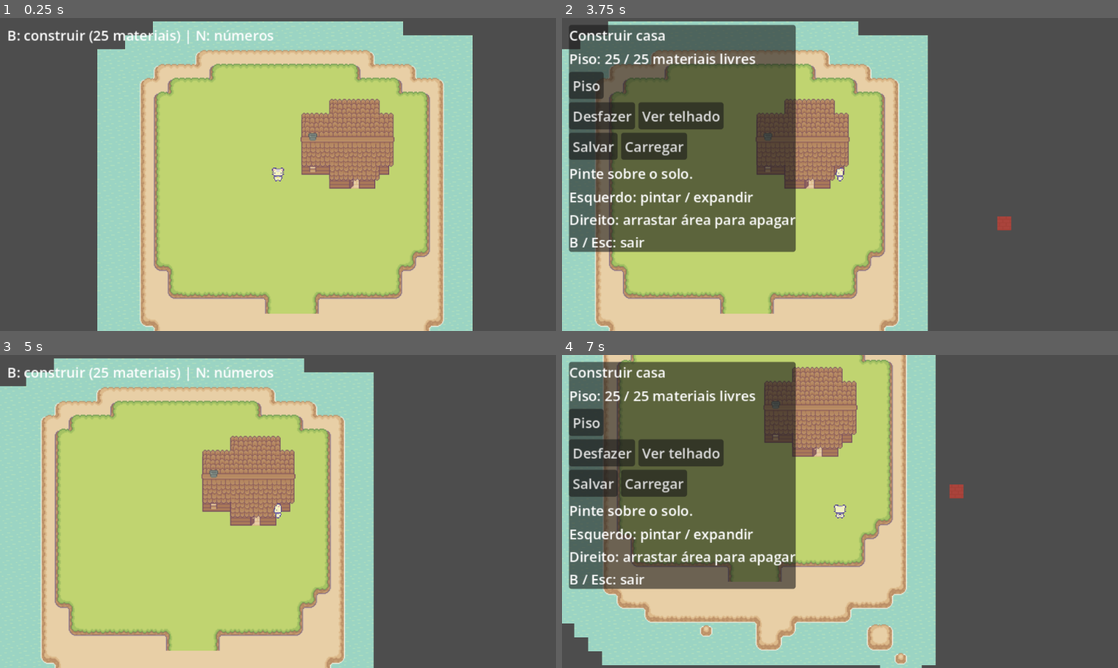
Above: before the commit, frames 1-4 (two rows, left to right).
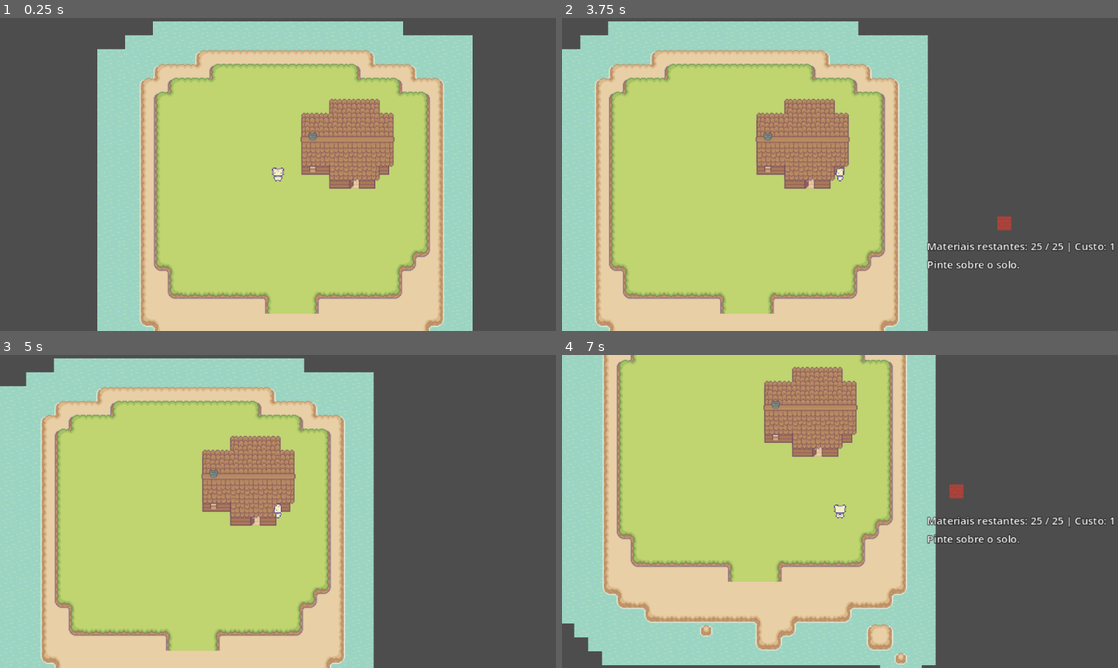
Above: after the commit, the same moments.

Repository: HelioConde/Slime-Harvest
Game: Godot game, scene res://scenes/world/world2.tscn
Two runs of this game, one before a commit and one after it. Both use one fixed random seed, a clock stepped at 60 frames per second and the inputs below. This scene is started directly instead of the project's main scene.
Inputs (mouse positions are in pixels of both pictures, inside the frame that each line leads up to):
- Up to frame 1 (0.25 s): no input
- Up to frame 2 (3.75 s): tap Enter at 0.5, 3.5 s; move the mouse to (962, 158) at 0.52 s; hold D (move_right) 0.53-1.25 s; tap Z at 0.6 s; click (962, 158) at 0.67 s; tap L at 0.8 s; drag from (728, 190) to (812, 237) at 1.27 s; tap Space at 2 s; move the mouse to (895, 105) at 2.02 s; hold D (move_right) 2.03-2.75 s; tap R at 2.1 s; click (895, 105) at 2.17 s; tap N at 2.3 s; drag from (812, 237) to (673, 127) at 2.77 s; move the mouse to (1006, 221) at 3.52 s; hold A (move_left) from 3.53 s (still down); tap B at 3.6 s; click (1006, 221) at 3.67 s
- Up to frame 3 (5 s): tap Z at 3.8 s; tap Escape at 4.15 s; release A (move_left) at 4.25 s; drag from (111, 464) to (194, 433) at 4.27 s
- Up to frame 4 (7 s): tap Space at 5 s; move the mouse to (867, 511) at 5.02 s; hold S (move_down) 5.03-5.75 s; hold Shift (run) 5.03-5.75 s; click (867, 511) at 5.17 s; tap R at 5.3 s; drag from (756, 433) to (728, 527) at 5.77 s; tap Enter at 6.5 s; move the mouse to (962, 495) at 6.52 s; hold W (move_up) from 6.53 s (still down); tap Z at 6.6 s; click (962, 495) at 6.67 s; tap B at 6.8 s

The runs differ from the first frame. In frame 1, 0.7% of the frame differs, in the area x 1-50%, y 3-9%; in frame 2, 30%; in frame 3, 0.7%; in frame 4, 30%, in the area x 1-100%, y 2-75%.

Commit message:
Unifica validação da casa e substitui painel por materiais no cursor

Diff:
--- a/scripts/building/house_builder.gd
+++ b/scripts/building/house_builder.gd
@@ -18,7 +18,6 @@
 @onready var ghost: Sprite2D = $Preview
 
 var entrance_door: AutomaticDoor
-var show_tile_numbers := false
 var entrance_cell := Vector2i(99999, 99999)
 var front_walls: TileMapLayer
 var roof_underlay: TileMapLayer
@@ -33,10 +32,8 @@
 var bodies: Array[StaticBody2D] = []
 var building := false
 var previous_controls := true
-var panel: PanelContainer
 var balance: Label
 var status: Label
-var hint: Label
 var cursor := Vector2i(99999, 99999)
 var last_button := 0
 var terrain_source: TileSetAtlasSource
@@ -141,57 +138,51 @@
 	var canvas := CanvasLayer.new()
 	canvas.layer = 20
 	add_child(canvas)
-	hint = Label.new()
-	hint.text = "B: construir (%d materiais) | N: números" % material_limit
-	hint.position = Vector2(8, 8)
-	hint.mouse_filter = Control.MOUSE_FILTER_IGNORE
-	canvas.add_child(hint)
-	panel = PanelContainer.new()
-	panel.position = Vector2(8, 8)
-	panel.custom_minimum_size = Vector2(210, 0)
-	canvas.add_child(panel)
-	var box := VBoxContainer.new()
-	panel.add_child(box)
-	var title := Label.new()
-	title.text = "Construir casa"
-	box.add_child(title)
+	var tooltip := VBoxContainer.new()
+	tooltip.name = "ConstructionCursor"
+	tooltip.mouse_filter = Control.MOUSE_FILTER_IGNORE
+	canvas.add_child(tooltip)
 	balance = Label.new()
-	box.add_child(balance)
-	var brushes := HBoxContainer.new()
-	box.add_child(brushes)
-	for name in ["Piso"]:
-		_button(brushes, name, _select_brush.bind(name))
-	var tools := HBoxContainer.new()
-	box.add_child(tools)
-	_button(tools, "Desfazer", _undo)
-	_button(tools, "Ver telhado", _toggle_roof)
-	var storage := HBoxContainer.new()
-	box.add_child(storage)
-	_button(storage, "Salvar", _save_house)
-	_button(storage, "Carregar", _load_house)
+	balance.mouse_filter = Control.MOUSE_FILTER_IGNORE
+	tooltip.add_child(balance)
 	status = Label.new()
-	status.custom_minimum_size.x = 210
+	status.mouse_filter = Control.MOUSE_FILTER_IGNORE
+	status.custom_minimum_size.x = 220
 	status.autowrap_mode = TextServer.AUTOWRAP_WORD_SMART
-	status.text = "Pinte o piso; paredes e telhado automáticos."
-	box.add_child(status)
-	var help := Label.new()
-	help.text = "Esquerdo: pintar / expandir\nDireito: arrastar área para apagar\nB / Esc: sair"
-	box.add_child(help)
+	tooltip.add_child(status)
+	for label: Label in [balance, status]:
+		label.add_theme_font_size_override("font_size", 12)
+		label.add_theme_constant_override("outline_size", 3)
+		label.add_theme_color_override("font_outline_color", Color.BLACK)
+	tooltip.hide()
 	_refresh_balance()
-	panel.hide()
-
-func _button(parent: Node, text: String, action: Callable) -> void:
-	var button := Button.new()
-	button.text = text
-	button.pressed.connect(action)
-	parent.add_child(button)
+
+func _update_cursor_ui() -> void:
+	var tooltip := balance.get_parent() as Control
+	tooltip.visible = building
+	if not building:
+		return
+	var viewport_size: Vector2 = get_viewport().get_visible_rect().size
+	var position_hint: Vector2 = get_viewport().get_mouse_position() + Vector2(16, 20)
+	tooltip.position = Vector2(clampf(position_hint.x, 0.0, maxf(0.0, viewport_size.x - tooltip.size.x)), clampf(position_hint.y, 0.0, maxf(0.0, viewport_size.y - tooltip.size.y)))
 
 func _unhandled_key_input(event: InputEvent) -> void:
 	if not event is InputEventKey or not event.pressed or event.echo:
 		return
-	if event.physical_keycode == KEY_N:
-		show_tile_numbers = not show_tile_numbers
-		_refresh_tile_numbers()
+	# Construction tools remain available without a fixed panel.
+	if building and event.ctrl_pressed:
+		if event.physical_keycode == KEY_Z:
+			_undo()
+		elif event.physical_keycode == KEY_S:
+			_save_house()
+		elif event.physical_keycode == KEY_L:
+			_load_house()
+		else:
+			return
+		get_viewport().set_input_as_handled()
+		return
+	if building and event.physical_keycode == KEY_R:
+		_toggle_roof()
 		get_viewport().set_input_as_handled()
 		return
 	if event.physical_keycode == KEY_B or building and event.physical_keycode == KEY_ESCAPE:
@@ -204,8 +195,7 @@
 		removing_area = false
 		removal_outline.clear_points()
 		player.call("set_controls_enabled", false if building else previous_controls)
-		panel.visible = building
-		hint.visible = not building
+		_update_cursor_ui()
 		ghost.visible = building
 		last_button = 0
 		get_viewport().set_input_as_handled()
@@ -213,15 +203,15 @@
 func _process(_delta: float) -> void:
 	entrance_door.construction_mode = building
 	_update_roof_visibility()
+	_update_cursor_ui()
 	if not building:
 		return
 	cursor = floor_layer.local_to_map(floor_layer.get_local_mouse_position())
-	var over_panel := panel.get_global_rect().has_point(get_viewport().get_mouse_position())
-	ghost.visible = not over_panel
+	ghost.visible = true
 	ghost.global_position = floor_layer.to_global(floor_layer.map_to_local(cursor))
 	var right_pressed: bool = Input.is_mouse_button_pressed(MOUSE_BUTTON_RIGHT)
 	if right_pressed:
-		if not removing_area and not over_panel:
+		if not removing_area:
 			removing_area = true
 			removal_start = cursor
 		if removing_area:
@@ -230,16 +220,18 @@
 	if removing_area:
 		removing_area = false
 		removal_outline.clear_points()
-		if not over_panel:
-			_remove_floor_area(removal_start, cursor)
+		_remove_floor_area(removal_start, cursor)
 		return
 	var selected := _selected_cells()
-	var reason := _add_reason(cursor)
+	var addition: Dictionary = {} if selected.has(cursor) else _floor_addition(cursor)
+	var reason: String = _add_reason(cursor, addition)
+	_refresh_balance()
+	if not addition.is_empty():
+		balance.text += " | Custo: %d" % addition.size()
 	ghost.modulate = Color(1, 1, 1, 0.6) if reason.is_empty() else Color(1, 0.3, 0.3, 0.6)
-	if not over_panel and not reason.is_empty():
-		status.text = reason
+	status.text = reason
 	var button := 1 if Input.is_mouse_button_pressed(MOUSE_BUTTON_LEFT) else 2 if Input.is_mouse_button_pressed(MOUSE_BUTTON_RIGHT) else 0
-	if button == 0 or over_panel:
+	if button == 0:
 		last_button = 0
 		return
 	if button == last_button and cursor == previous_cell:
@@ -254,7 +246,6 @@
 			return
 		_remember()
 		if brush == "Piso":
-			var addition: Dictionary = _floor_addition(cursor)
 			for key in addition:
 				footprint[key] = true
 		else:
@@ -409,14 +400,9 @@
 	# Never auto-grow outside the existing house bounds or change unrelated old joins.
 	for iteration in range(1024):
 		var pending: Dictionary = {}
-		var conflicts: Dictionary = _wall_conflicts(proposed)
+		var conflicts: Dictionary = _new_wall_conflicts(proposed, previous)
 		for key in conflicts:
 			var edge: Vector2i = key
-			var mask: int = int(conflicts[key])
-			if previous.has(edge):
-				var old_mask: int = int(previous[edge])
-				if old_mask == mask or _face_count(mask) < _face_count(old_mask):
-					continue
 			if edge.x < low.x or edge.y < low.y or edge.x > high.x or edge.y > high.y:
 				continue
 			pending[edge] = true
@@ -431,15 +417,7 @@
 			var candidate: Vector2i = key
 			var trial: Dictionary = proposed.duplicate()
 			trial[candidate] = true
-			var remaining: Dictionary = _wall_conflicts(trial)
-			var score: int = 0
-			for conflict_cell in remaining:
-				var trial_mask: int = int(remaining[conflict_cell])
-				if previous.has(conflict_cell):
-					var old_mask: int = int(previous[conflict_cell])
-					if old_mask == trial_mask or _face_count(trial_mask) < _face_count(old_mask):
-						continue
-				score += 1
+			var score: int = _new_wall_conflicts(trial, previous).size()
 			var distance: int = absi(candidate.x - cell.x) + absi(candidate.y - cell.y)
 			if score < best_score or (score == best_score and (distance < best_distance or (distance == best_distance and (candidate.y < best.y or (candidate.y == best.y and candidate.x < best.x))))):
 				best = candidate
@@ -562,16 +540,20 @@
 			count += 1
 	return count
 
-func _contour_change_error(proposed: Dictionary) -> String:
-	var previous: Dictionary = _wall_conflicts(footprint)
-	var conflicts: Dictionary = _wall_conflicts(proposed)
+func _new_wall_conflicts(cells: Dictionary, previous: Dictionary) -> Dictionary:
+	var conflicts: Dictionary = _wall_conflicts(cells)
+	var result: Dictionary = {}
 	for key in conflicts:
 		var mask: int = int(conflicts[key])
-		# Existing bad joins must not prevent unrelated work or repairs.
 		if previous.has(key):
 			var old_mask: int = int(previous[key])
 			if old_mask == mask or _face_count(mask) < _face_count(old_mask):
 				continue
+		result[key] = mask
+	return result
+
+func _contour_change_error(proposed: Dictionary) -> String:
+	if not _new_wall_conflicts(proposed, _wall_conflicts(footprint)).is_empty():
 		return "Esse desenho sobrepõe faces ou cantos opostos na mesma parede. Alargue ou feche o espaço."
 	return ""
 
@@ -679,10 +661,9 @@
 				return false
 	return true
 
-func _add_reason(cell: Vector2i) -> String:
+func _add_reason(cell: Vector2i, addition: Dictionary) -> String:
 	if _selected_cells().has(cell):
 		return ""
-	var addition: Dictionary = _floor_addition(cell) if brush == "Piso" else {cell: true}
 	if brush == "Piso" and footprint.size() + addition.size() > material_limit:
 		return "Esta ação precisa de %d materiais; você tem %d disponíveis." % [addition.size(), maxi(0, material_limit - footprint.size())]
 	if brush == "Piso" and not footprint.is_empty():
@@ -893,7 +874,6 @@
 		entrance_door.position = to_local(floor_layer.to_global(floor_layer.map_to_local(entrance_cell)))
 		floor_layer.set_cell(entrance_cell, wall_source, Vector2i(1, 1))
 	_update_roof_visibility()
-	_refresh_tile_numbers()
 	_refresh_balance()
 
 func _add_roof_chimney() -> void:
@@ -938,35 +918,6 @@
 			floor_layer.set_cell(window_cell, wall_source, Vector2i(1, 1))
 			walls.set_cell(window_cell, wall_source, Vector2i(3, 2))
 			group.clear()
-
-func _refresh_tile_numbers() -> void:
-	for layer: TileMapLayer in [floor_layer, walls, front_walls, roof]:
-		var previous: Node = layer.get_node_or_null("TileNumbers")
-		if previous != null:
-			layer.remove_child(previous)
-			previous.queue_free()
-		if not show_tile_numbers:
-			continue
-		var overlay := Node2D.new()
-		overlay.name = "TileNumbers"
-		overlay.z_index = 100
-		layer.add_child(overlay)
-		var prefix: String = "P" if layer == floor_layer else "W" if layer == walls or layer == front_walls else "T"
-		var cells: Array[Vector2i] = layer.get_used_cells()
-		cells.sort_custom(func(a: Vector2i, b: Vector2i) -> bool: return a.y < b.y or a.y == b.y and a.x < b.x)
-		var index := 0
-		for cell in cells:
-			index += 1
-			var atlas: Vector2i = layer.get_cell_atlas_coords(cell)
-			var label := Label.new()
-			label.text = "%s%d\n%d,%d" % [prefix, index, atlas.x, atlas.y]
-			label.position = layer.map_to_local(cell) - Vector2(8, 8)
-			label.mouse_filter = Control.MOUSE_FILTER_IGNORE
-			label.add_theme_font_size_override("font_size", 7)
-			label.add_theme_constant_override("outline_size", 2)
-			label.add_theme_color_override("font_outline_color", Color.BLACK)
-			label.add_theme_color_override("font_color", Color.YELLOW if layer == walls or layer == front_walls else Color.WHITE)
-			overlay.add_child(label)
 
 func _add_roof_overhang(cell: Vector2i, atlas: Vector2i) -> void:
 	# Exactly one screen-world pixel outside the upper/lower wall boundary.
@@ -1041,7 +992,7 @@
 	roof.modulate.a = (1.0 if preview_roof else construction_roof_opacity) if building else 1.0
 
 func _refresh_balance() -> void:
-	balance.text = "Piso: %d / %d materiais livres" % [material_limit - footprint.size(), material_limit]
+	balance.text = "Materiais restantes: %d / %d" % [maxi(0, material_limit - footprint.size()), material_limit]
 
 func _encode_cells(cells: Dictionary) -> Array[Dictionary]:
 	var result: Array[Dictionary] = []
